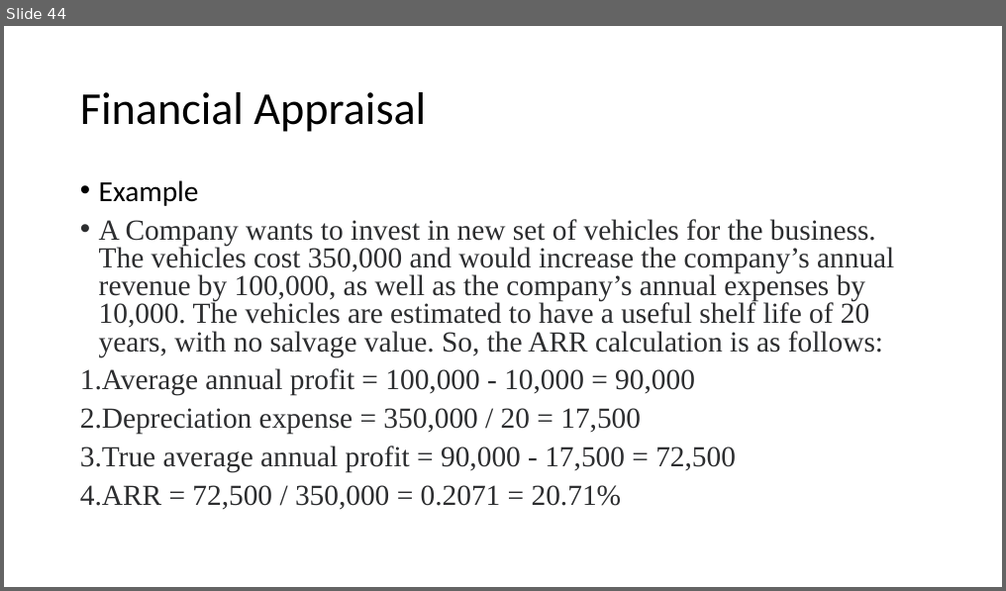
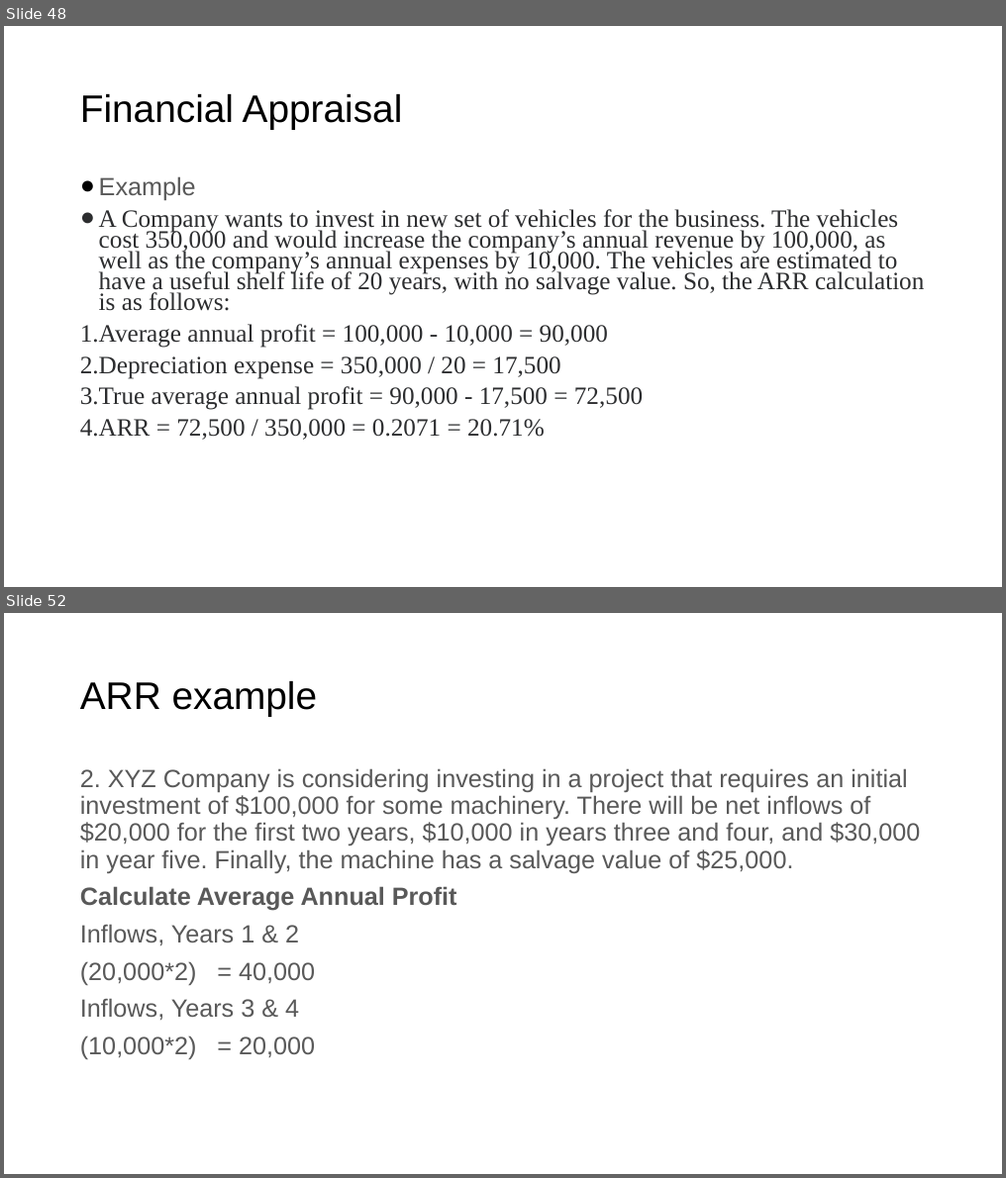
Before and after one commit to vk0810-k/College-B.Tech, a slide deck: Fourth Year/SEM VIII/IT Project Management - Prof. Asha Rawat/Ppt's/Unit 1.pptx. Shown one above the other, each under a label of ours: slide 44 before the commit, slides 48 and 52 after it; the slides between them are not shown. The pictures are 1006x591 and 1006x1178 pixels, drawn with LibreOffice and Linux fonts; fonts in the diff are those of the drawing. Boxes give left, top, right and bottom in pixels: in the first picture for what was removed or moved away, otherwise in the second. Text is boxed around its words. In the diff, an @@ line names an element or a change of style, - is before the commit and + after.

```diff
--- a/Fourth Year/SEM VIII/IT Project Management - Prof. Asha Rawat/Ppt's/Unit 1.pptx
+++ b/Fourth Year/SEM VIII/IT Project Management - Prof. Asha Rawat/Ppt's/Unit 1.pptx
@@ slide 52 added at (4, 613, 1002, 1174), background #FFFFFF @@
@@ title added at (80, 681, 318, 716), 37 pt, text #000000 @@
+ARR example
@@ text added at (80, 768, 920, 1059), 24 pt, text #595959 @@
+2. XYZ Company is considering investing in a project that requires an initial investment of $100,000 for some machinery. There will be net inflows of $20,000 for the first two years, $10,000 in years three and four, and $30,000 in year five. Finally, the machine has a salvage value of $25,000.
+Calculate Average Annual Profit
+Inflows, Years 1 & 2
+(20,000*2) = 40,000
+Inflows, Years 3 & 4
+(10,000*2) = 20,000
@@ what was slide 44 is now slide 48 @@
@@ slide 48 changed as well @@
@@ title "Financial Appraisal" at (80, 94, 403, 129): size 44 to 37 pt, font Calibri to Arial @@
@@ text "Example" at (80, 176, 924, 440): size 28 to 24 pt; font Calibri to Arial, text colour #000000 to #595959 in "Example"; bullet • to ●; line spacing 0.8 to 0.7; less space between paragraphs @@
```
Also in this commit, not shown: 42 other slides changed, 8 other slides added, 2 slides removed, 8 other files.
